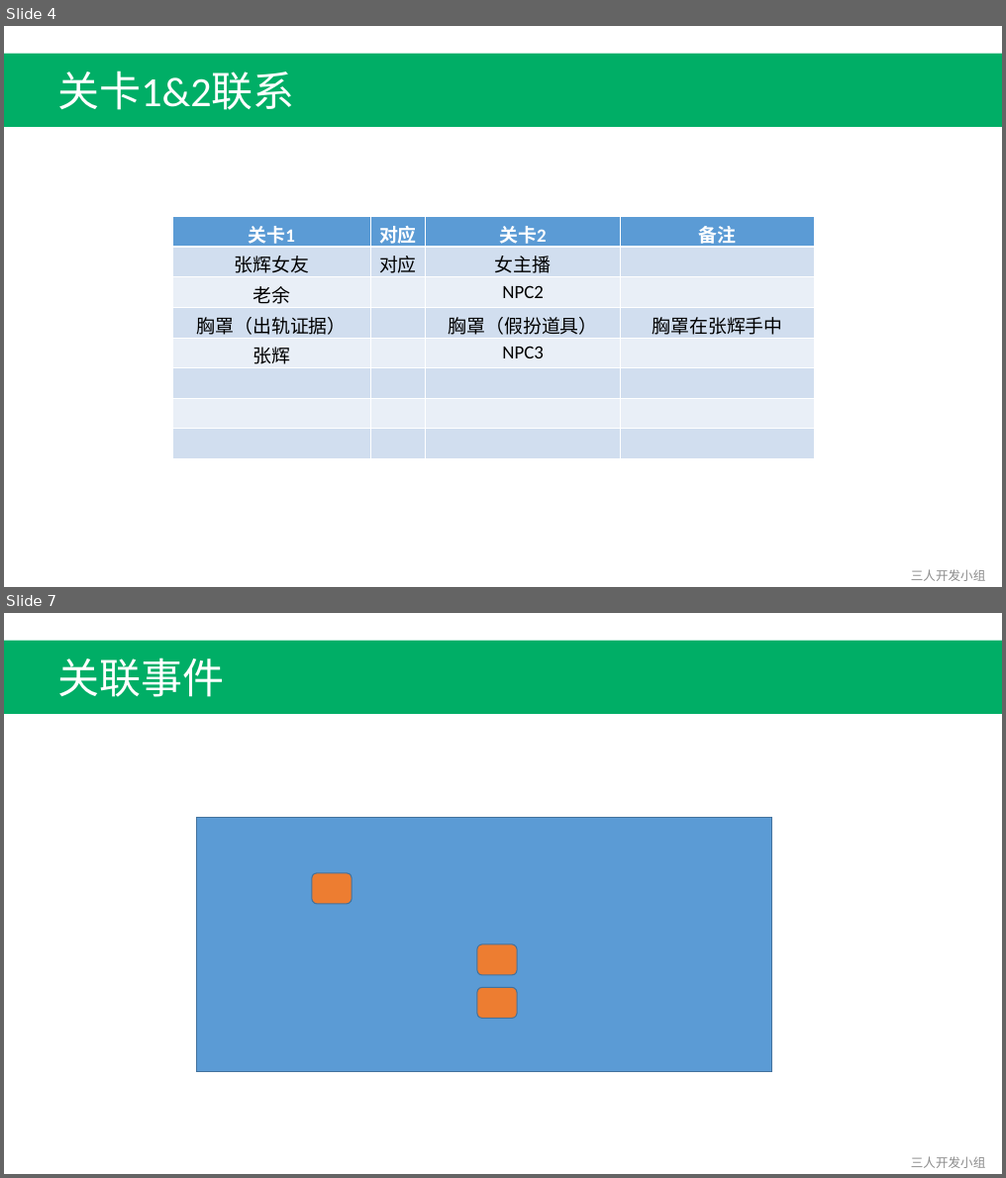
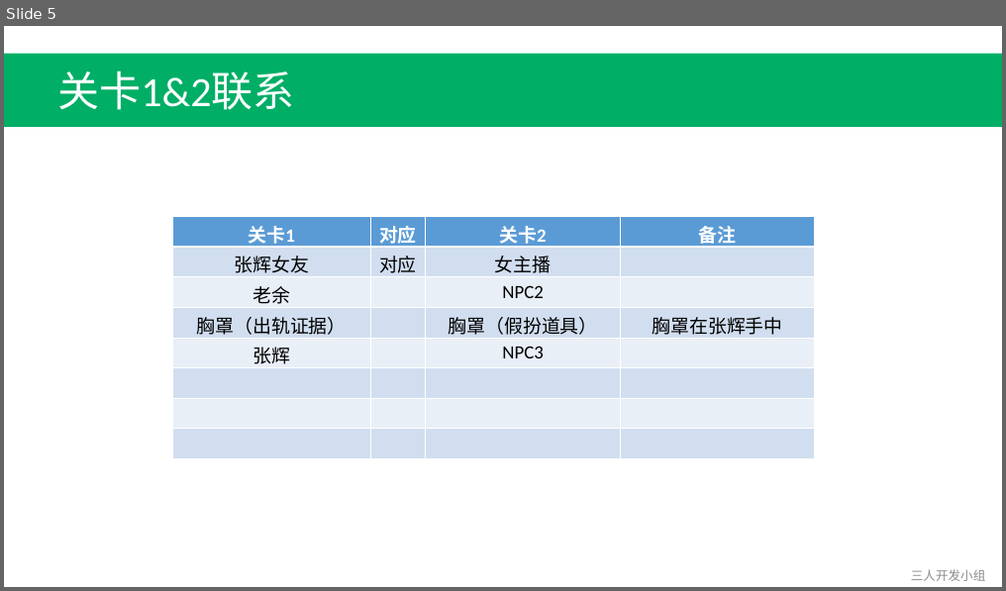
Before and after one commit to Fordebt/Give-me-my-money, a slide deck: 关卡1-沈永良.pptx. Shown one above the other, each under a label of ours: slides 4 and 7 before the commit, slide 5 after it; the slides between them are not shown. The pictures are 1006x1178 and 1006x591 pixels, drawn with LibreOffice and Linux fonts; fonts in the diff are those of the drawing. Boxes give left, top, right and bottom in pixels: in the first picture for what was removed or moved away, otherwise in the second. Text is boxed around its words. In the diff, an @@ line names an element or a change of style, - is before the commit and + after.

```diff
--- a/关卡1-沈永良.pptx
+++ b/关卡1-沈永良.pptx
@@ slide 7 removed at box(4, 613, 1002, 1174), background #FFFFFF @@
@@ rectangle removed at box(4, 640, 1002, 713) @@
@@ text removed at box(58, 658, 225, 697) @@
-关联事件
@@ rectangle removed at box(196, 817, 772, 1072) @@
@@ rounded rectangle removed at box(312, 873, 351, 904) @@
@@ rounded rectangle removed at box(477, 945, 517, 975) @@
@@ rounded rectangle removed at box(477, 988, 517, 1019) @@
@@ text removed at box(911, 1157, 986, 1168) @@
-三人开发小组
@@ what was slide 4 is now slide 5 @@
```
Also in this commit, not shown: 3 slides changed, 1 other slide removed, 6 other files.
